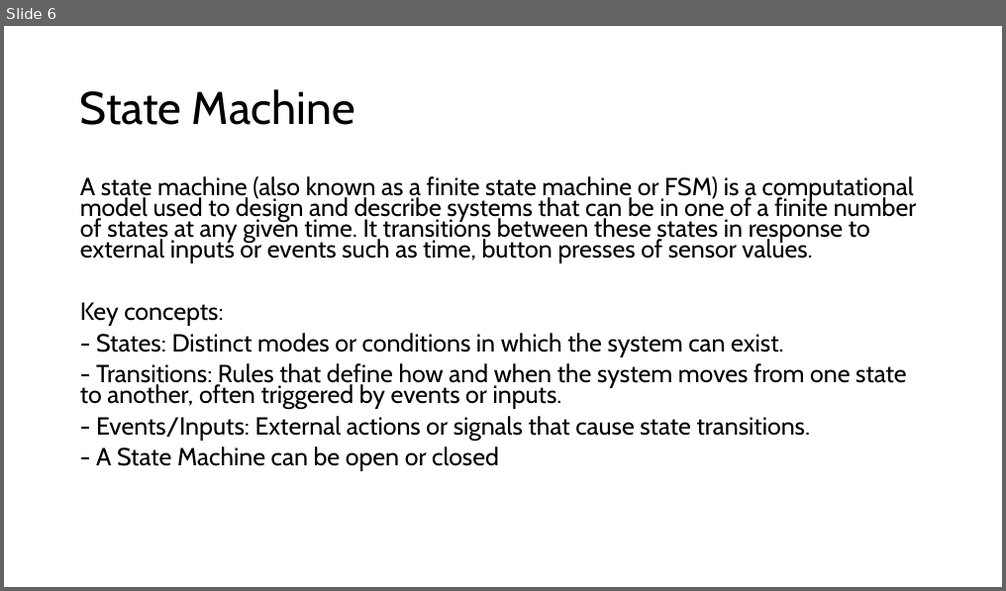
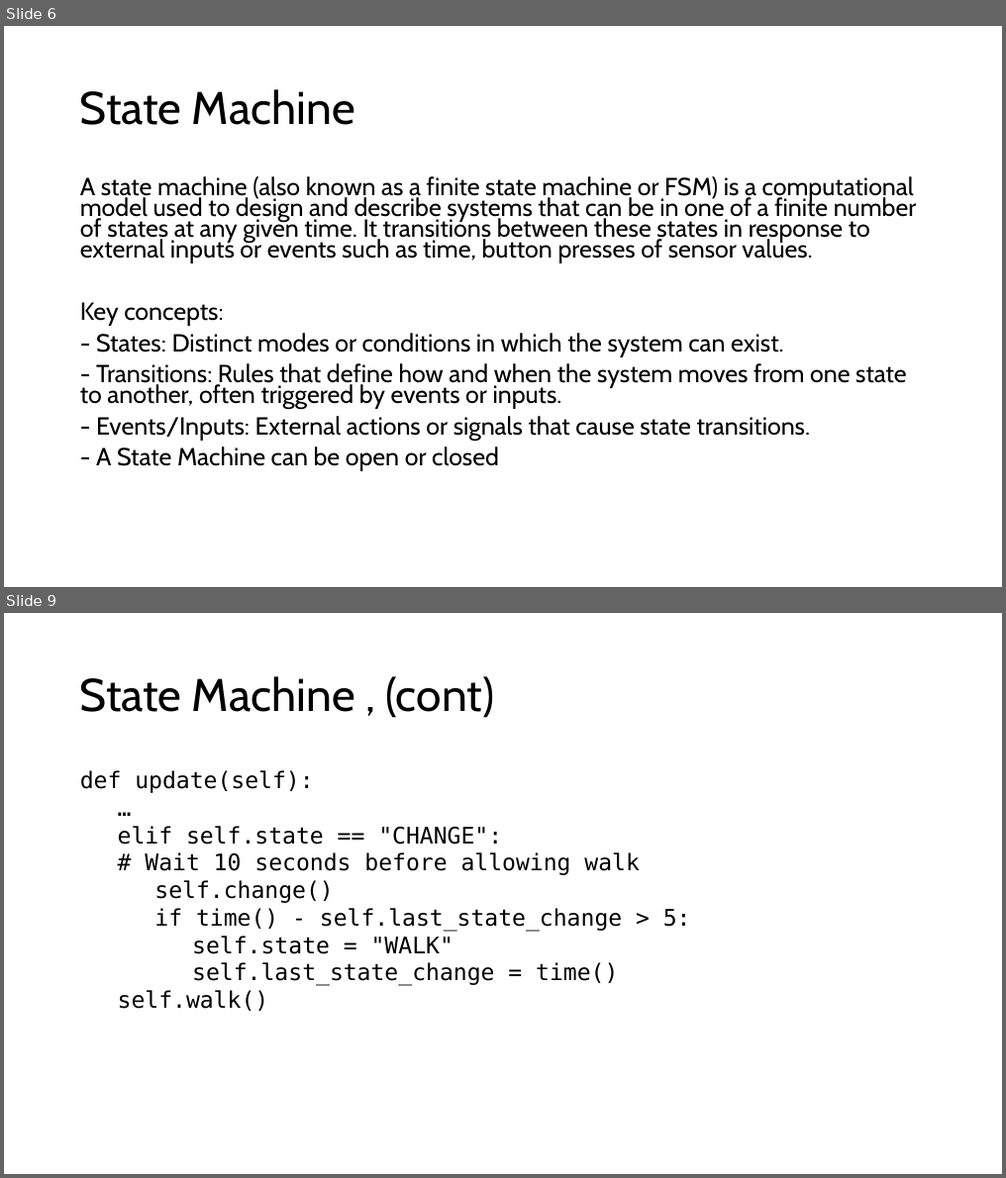
Before and after one commit to TempeHS/MicroPython_OOP_Pi_Pico_Mini_Project_Source, a slide deck: tutorials/presentations/Lecture7.pptx. Shown one above the other, each under a label of ours: slide 6 before the commit, slides 6 and 9 after it; the slides between them are not shown. The pictures are 1006x591 and 1006x1178 pixels, drawn with LibreOffice and Linux fonts; fonts in the diff are those of the drawing. Boxes give left, top, right and bottom in pixels: in the first picture for what was removed or moved away, otherwise in the second. Text is boxed around its words. In the diff, an @@ line names an element or a change of style, - is before the commit and + after.

```diff
--- a/tutorials/presentations/Lecture7.pptx
+++ b/tutorials/presentations/Lecture7.pptx
@@ slide 9 added at bbox=[4, 613, 1002, 1174], background #FFFFFF @@
@@ title added at bbox=[80, 676, 494, 718], 44 pt, text #000000 @@
+State Machine , (cont)
@@ text added at bbox=[80, 770, 691, 1011], 22 pt, text #000000 @@
+def update(self):
+  …
+  elif self.state == "CHANGE":
+  # Wait 10 seconds before allowing walk
+    self.change()
+    if time() - self.last_state_change > 5:
+      self.state = "WALK"
+      self.last_state_change = time()
+  self.walk()
```
Also in this commit, not shown: 1 slide changed, 7 other slides added, 1 slide removed, 16 other files.
